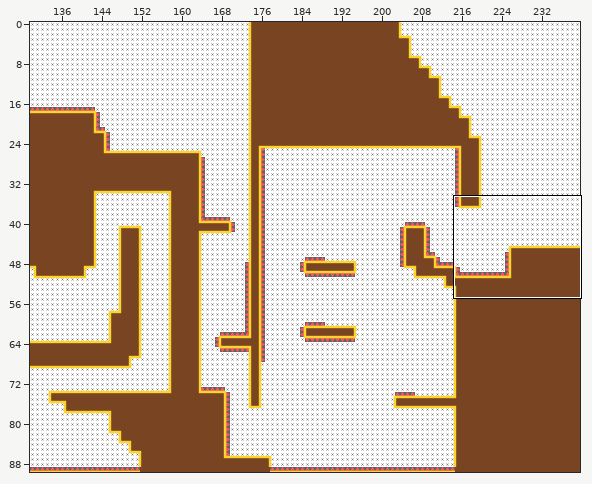
Two states of a Tiled map, assets_src/lvl1.tmx. The first picture is a wide view before the edit; the outline marks the close-up.
Close-up. Before:
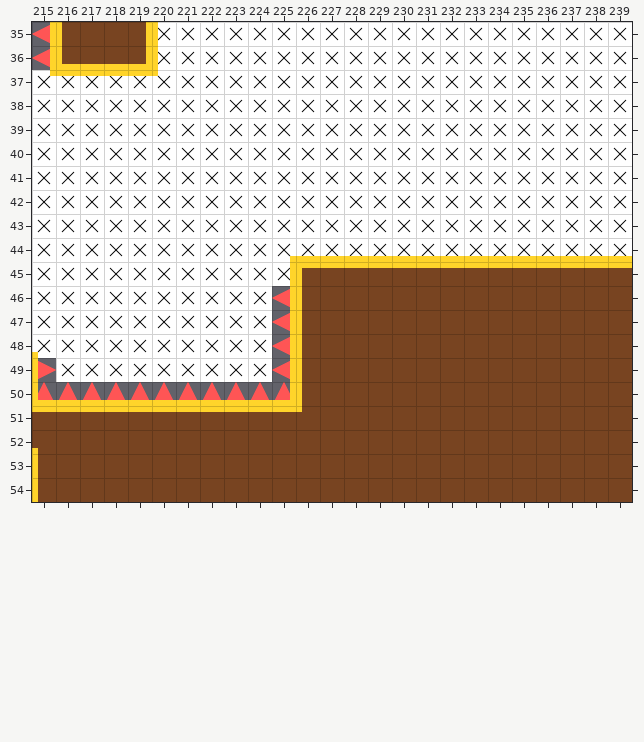
Cells are 24x24 px. Shown: x 215..239, y 35..54. The commit also changed other parts of the map, which this record leaves out.
Now the later version:
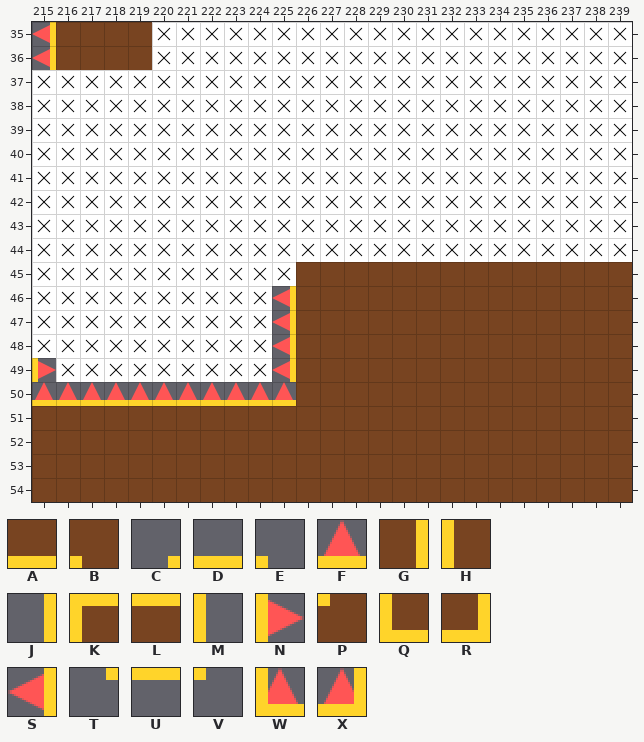
Key: from "test": A 1, B 3, C 4, D 5, E 8, F 9, G 16, H 19, J 20, K 21, L 22, M 24, N 25, P 51, Q 53, R 55, S 57, T 68, U 69, V 72, W 84, X 100.
_ is an empty cell.
Tiles replaced or removed in this view: A, B, C, D, E, F, G, H, J, K, L, M, N, P, Q, R, S, T, U, V, W, X.
What changed:
Changed rows in their new state; . is an unchanged cell.
Layer "walls" (now hidden):
first column x 215:
35 __..__
36 ______
37 ______
first column x 215:
44 .........._______________
45 .........._______________
46 ..........__.............
47 ..........__.............
48 _.........__.............
49 _.........__.............
50 ____________.............
51 ____________.............
52 _........................
53 _........................
54 _........................
